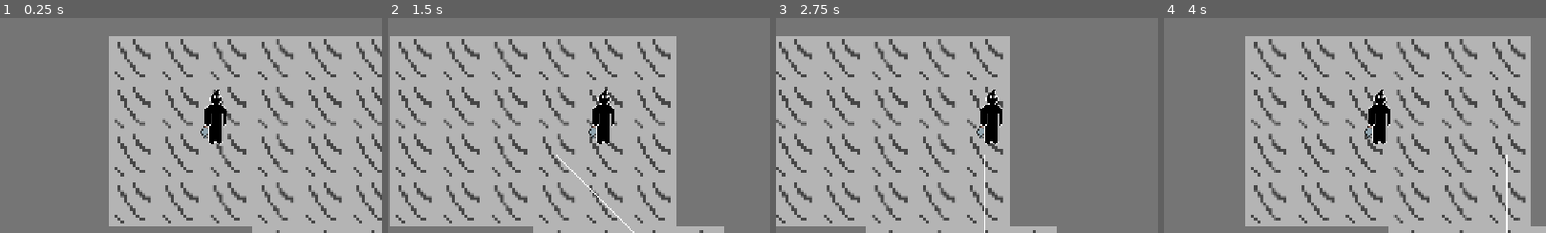
Above: before the commit, frames 1-4 (left to right).
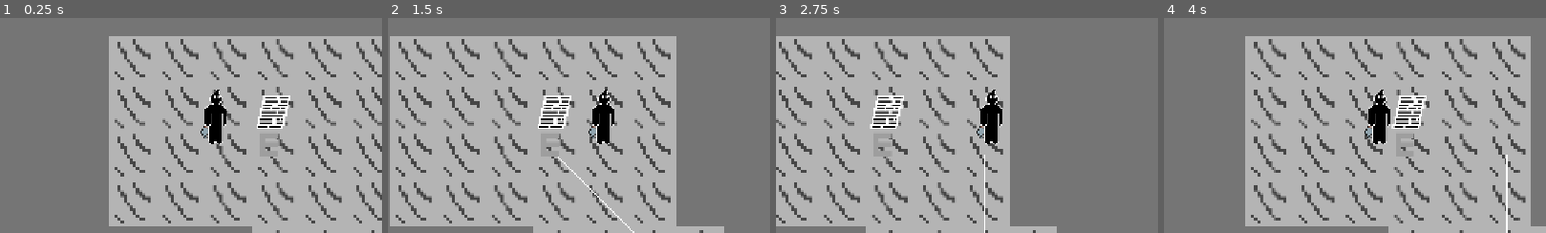
Above: after the commit, the same moments.

Repository: RodrigoAlvys/The-legend-of-Ink
Game: Godot game, scene res://mapas/mapa1.tscn
Same seed, same stepped clock (60 frames per second), same inputs: the game is played once before the commit and once after it.
Inputs (mouse positions are % of the whole screen's width and height, from its top left):
- Up to frame 1 (0.25 s): no input
- Up to frame 2 (1.5 s): tap Enter at 0.5 s; move the mouse to (72, 45) at 0.52 s; hold Right (ui_right) 0.53-1.25 s; hold E (interact) 0.53-1.25 s; click (72, 45) at 0.67 s; drag from (30, 55) to (45, 70) at 1.27 s
- Up to frame 3 (2.75 s): tap Space at 2 s; move the mouse to (60, 28) at 2.02 s; hold Right (ui_right) from 2.03 s (still down); hold E (interact) from 2.03 s (still down); tap G at 2.1 s
- Up to frame 4 (4 s): release Right (ui_right) at 2.75 s; release E (interact) at 2.75 s; tap Enter at 2.75 s; drag from (45, 70) to (20, 35) at 2.77 s; tap Space at 3.5 s; move the mouse to (80, 65) at 3.52 s; hold Left (ui_left) from 3.53 s (still down); hold Shift from 3.53 s (still down); tap E (interact) at 3.8 s
The pictures show only the part of the screen within x 22-72%, y 23-73%; the shares and areas given below are measured in that part.

The runs differ from the first frame. In frame 1, 1.1% of the frame differs, in the area x 67-76%, y 36-65%; in frame 2, 1.1%, in the area x 39-48%, y 36-65%; in frame 3, 1.1%; in frame 4, 1.1%.

Commit message:
adicionou tutorial dos controles
adicionou papel no mapa inicial com a lista de controles do jogador.

Diff:
--- a/rp-gprojeto/jogador/Player.tscn
+++ b/rp-gprojeto/jogador/Player.tscn
@@ -24,4 +24,5 @@
 
 [node name="RayCast2D" type="RayCast2D" parent="." unique_id=726319776]
 position = Vector2(-3.8146973e-06, 1)
-collision_mask = 8
+collision_mask = 24
+collide_with_areas = true
--- a/rp-gprojeto/mapas/mapa1.tscn
+++ b/rp-gprojeto/mapas/mapa1.tscn
@@ -12,6 +12,8 @@
 [ext_resource type="Script" uid="uid://jyuis7x8ox6h" path="res://scripts/pathfinder/ponto_de_interesse.gd" id="6_0fef2"]
 [ext_resource type="Texture2D" uid="uid://caop3mfnw8o2u" path="res://arte/sprites/roxo.png" id="6_12toi"]
 [ext_resource type="Script" uid="uid://dt7wi5mflfd0e" path="res://npcs/roxo.gd" id="6_dvs42"]
+[ext_resource type="Script" uid="uid://4fadttw774tc" path="res://mapas/papeltutorial.gd" id="10_r237k"]
+[ext_resource type="Texture2D" uid="uid://dldeaagux2jpl" path="res://arte/objetos/papeltutorial.png" id="13_0fef2"]
 
 [sub_resource type="NavigationPolygon" id="NavigationPolygon_li2xj"]
 vertices = PackedVector2Array(40, 40, -40, 40, -40, -40, 40, -40)
@@ -76,6 +78,9 @@
 [sub_resource type="RectangleShape2D" id="RectangleShape2D_jnqah"]
 size = Vector2(245, 10)
 
+[sub_resource type="RectangleShape2D" id="RectangleShape2D_lt32i"]
+size = Vector2(59, 62)
+
 [sub_resource type="RectangleShape2D" id="RectangleShape2D_dvs42"]
 size = Vector2(64, 64)
 
@@ -106,50 +111,50 @@
 width = 3.0
 script = ExtResource("4_ytfxv")
 
-[node name="Node2D" type="Node2D" parent="." unique_id=2065679150]
-
-[node name="Area2D" type="Area2D" parent="Node2D" unique_id=641119690 node_paths=PackedStringArray("pathfinder")]
+[node name="Mobs" type="Node2D" parent="." unique_id=2065679150]
+
+[node name="Area2D" type="Area2D" parent="Mobs" unique_id=641119690 node_paths=PackedStringArray("pathfinder")]
 position = Vector2(265, 505)
 collision_layer = 0
 collision_mask = 2
 script = ExtResource("6_0fef2")
 pathfinder = NodePath("../../PathFinder/Path_engine")
 
-[node name="CollisionShape2D" type="CollisionShape2D" parent="Node2D/Area2D" unique_id=2073955291]
+[node name="CollisionShape2D" type="CollisionShape2D" parent="Mobs/Area2D" unique_id=2073955291]
 scale = Vector2(0.42708334, 0.42708334)
 shape = SubResource("CircleShape2D_ytfxv")
 
-[node name="Slime" type="Sprite2D" parent="Node2D/Area2D" unique_id=1916451565]
+[node name="Slime" type="Sprite2D" parent="Mobs/Area2D" unique_id=1916451565]
 scale = Vector2(0.42708334, 0.42708334)
 texture = ExtResource("5_mt5wc")
 
-[node name="Area2D2" type="Area2D" parent="Node2D" unique_id=2089649972 node_paths=PackedStringArray("pathfinder")]
+[node name="Area2D2" type="Area2D" parent="Mobs" unique_id=2089649972 node_paths=PackedStringArray("pathfinder")]
 position = Vector2(862, 542)
 collision_layer = 0
 collision_mask = 2
 script = ExtResource("6_0fef2")
 pathfinder = NodePath("../../PathFinder/Path_engine")
 
-[node name="CollisionShape2D" type="CollisionShape2D" parent="Node2D/Area2D2" unique_id=1466461621]
+[node name="CollisionShape2D" type="CollisionShape2D" parent="Mobs/Area2D2" unique_id=1466461621]
 scale = Vector2(0.42708334, 0.42708334)
 shape = SubResource("CircleShape2D_ytfxv")
 
-[node name="Slime" type="Sprite2D" parent="Node2D/Area2D2" unique_id=59557006]
+[node name="Slime" type="Sprite2D" parent="Mobs/Area2D2" unique_id=59557006]
 scale = Vector2(0.42708334, 0.42708334)
 texture = ExtResource("5_mt5wc")
 
-[node name="Area2D3" type="Area2D" parent="Node2D" unique_id=932981366 node_paths=PackedStringArray("pathfinder")]
+[node name="Area2D3" type="Area2D" parent="Mobs" unique_id=932981366 node_paths=PackedStringArray("pathfinder")]
 position = Vector2(1100.2457, 871.05334)
 collision_layer = 0
 collision_mask = 2
 script = ExtResource("6_0fef2")
 pathfinder = NodePath("../../PathFinder/Path_engine")
 
-[node name="CollisionShape2D" type="CollisionShape2D" parent="Node2D/Area2D3" unique_id=715644270]
+[node name="CollisionShape2D" type="CollisionShape2D" parent="Mobs/Area2D3" unique_id=715644270]
 scale = Vector2(0.42708334, 0.42708334)
 shape = SubResource("CircleShape2D_ytfxv")
 
-[node name="Slime" type="Sprite2D" parent="Node2D/Area2D3" unique_id=1194617524]
+[node name="Slime" type="Sprite2D" parent="Mobs/Area2D3" unique_id=1194617524]
 scale = Vector2(0.42708334, 0.42708334)
 texture = ExtResource("5_mt5wc")
 
@@ -172,8 +177,20 @@
 script = ExtResource("5_8xejp")
 spawn_id = &"EntradaMapa2"
 
+[node name="Papeltutorial" type="Area2D" parent="." unique_id=1811300078]
+position = Vector2(118, -3)
+collision_layer = 16
+script = ExtResource("10_r237k")
+
+[node name="Sprite2D" type="Sprite2D" parent="Papeltutorial" unique_id=213127156]
+texture = ExtResource("13_0fef2")
+
+[node name="CollisionShape2D" type="CollisionShape2D" parent="Papeltutorial" unique_id=1678641105]
+visibility_layer = 17
+position = Vector2(-1.5, -30)
+shape = SubResource("RectangleShape2D_lt32i")
+
 [node name="Entidades" type="Node2D" parent="." unique_id=2061388903]
-z_index = 10
 y_sort_enabled = true
 position = Vector2(1, 0)
 
--- a/rp-gprojeto/mapas/mapa2.tscn
+++ b/rp-gprojeto/mapas/mapa2.tscn
@@ -116,7 +116,6 @@
 spawn_id = &"EntradaMapa4"
 
 [node name="Entidades" type="Node2D" parent="." unique_id=247407490]
-z_index = 10
 y_sort_enabled = true
 position = Vector2(1, 0)
 
--- a/rp-gprojeto/mapas/mapa3.tscn
+++ b/rp-gprojeto/mapas/mapa3.tscn
@@ -73,7 +73,6 @@
 spawn_id = &"EntradaMapa2"
 
 [node name="Entidades" type="Node2D" parent="." unique_id=1328902533]
-z_index = 10
 y_sort_enabled = true
 position = Vector2(1, 0)
 
--- a/rp-gprojeto/mapas/mapa4.tscn
+++ b/rp-gprojeto/mapas/mapa4.tscn
@@ -89,7 +89,6 @@
 spawn_id = &"EntradaMapa5"
 
 [node name="Entidades" type="Node2D" parent="." unique_id=678569984]
-z_index = 10
 y_sort_enabled = true
 position = Vector2(1, 0)
 
--- a/rp-gprojeto/mapas/mapa5.tscn
+++ b/rp-gprojeto/mapas/mapa5.tscn
@@ -65,7 +65,6 @@
 spawn_id = &"EntradaMapa4"
 
 [node name="Entidades" type="Node2D" parent="." unique_id=810357186]
-z_index = 10
 y_sort_enabled = true
 
 [node name="CharacterBody2D" parent="Entidades" unique_id=1566683655 instance=ExtResource("2_mub02")]
--- /dev/null
+++ b/rp-gprojeto/mapas/papeltutorial.gd
@@ -0,0 +1,6 @@
+extends Area2D
+
+func interact():
+	DialogueUI.start_dialogue([
+		"Mova com wasd ou setas, segure shift para correr.\nE para interagir, I para abrir o inventário, J para abrir o menu de missões, V para ativar/desativar o pathfind."
+	])
Binary file added: rp-gprojeto/arte/objetos/papeltutorial.png
Not shown, added: rp-gprojeto/arte/objetos/papeltutorial.png.import
Not shown, changed: rp-gprojeto/jogador/Controles.gd.uid
Not shown: 1 places in rp-gprojeto/jogador/Player.tscn that only renumber resources
Not shown, added: rp-gprojeto/mapas/papeltutorial.gd.uid
